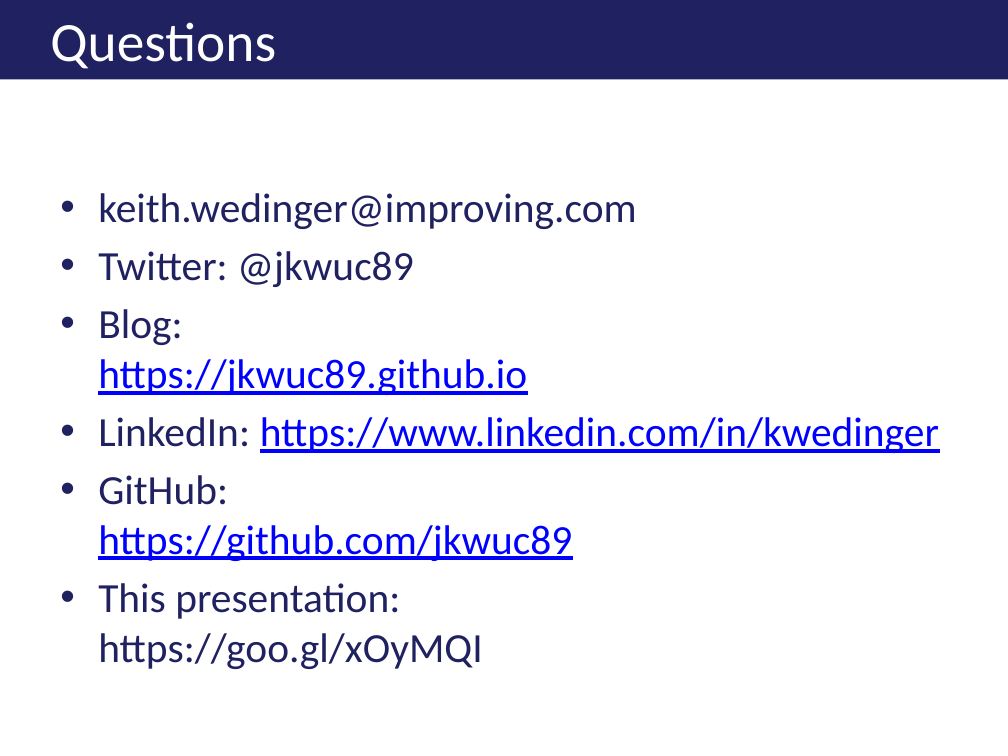
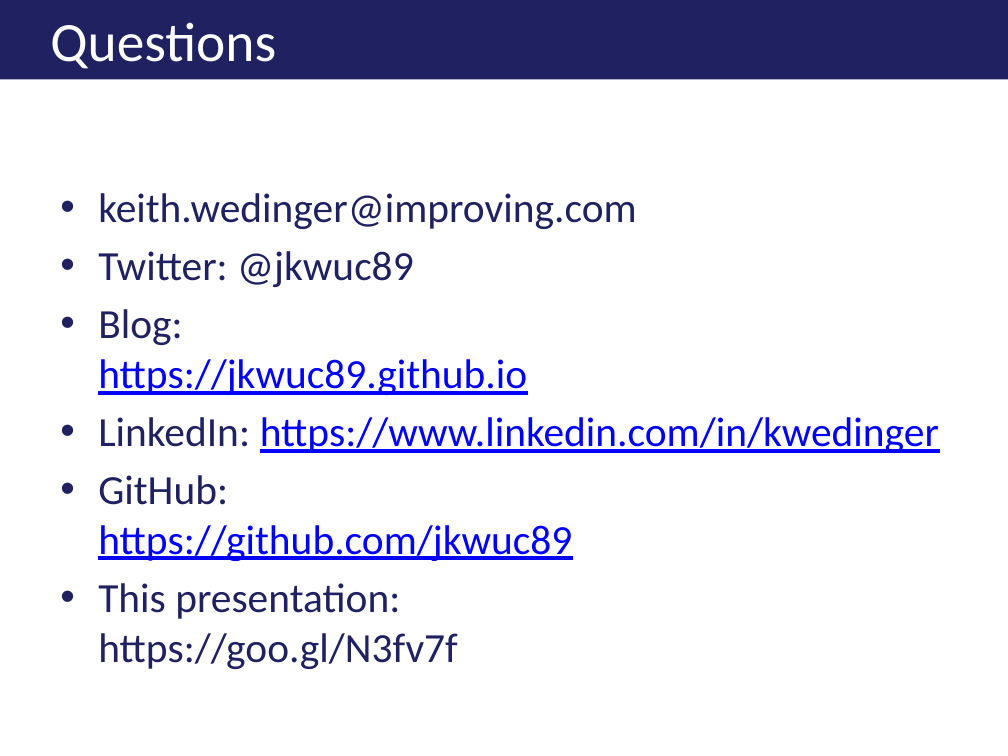
Before and after one commit to jkwuc89/Presentations, a slide deck: slide 15 of Effectively Documenting your Development Project.pptx. Drawn at 1008x756 pixels with LibreOffice and Linux fonts; fonts in the diff are those of the drawing; background and template pictures are left out. Boxes give left, top, right and bottom in pixels: in the first picture for what was removed or moved away, otherwise in the second. Text is boxed around its words. In the diff, an @@ line names an element or a change of style, - is before the commit and + after.

```diff
--- a/Effectively Documenting your Development Project.pptx
+++ b/Effectively Documenting your Development Project.pptx
@@ text at bbox=[98, 583, 458, 669]: text changed @@
-• This presentation:
-  https://goo.gl/xOyMQI
+• This presentation:
+  https://goo.gl/N3fv7f
```
Also in this commit, not shown: 1 other slide changed, 2 other files.
